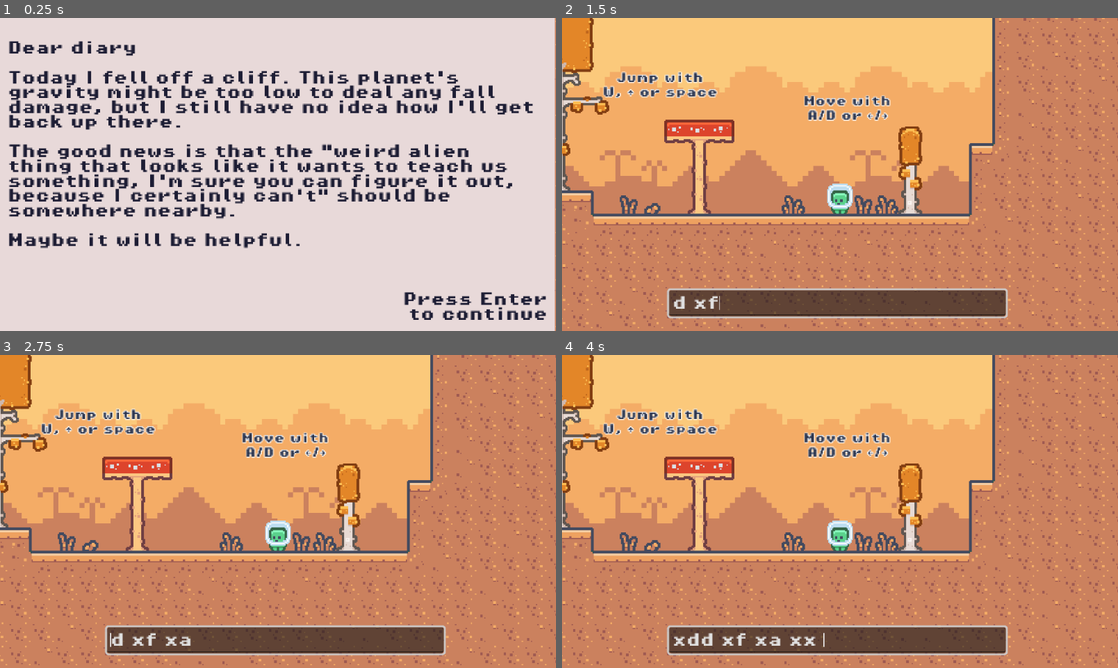
Above: before the commit, frames 1-4 (two rows, left to right).
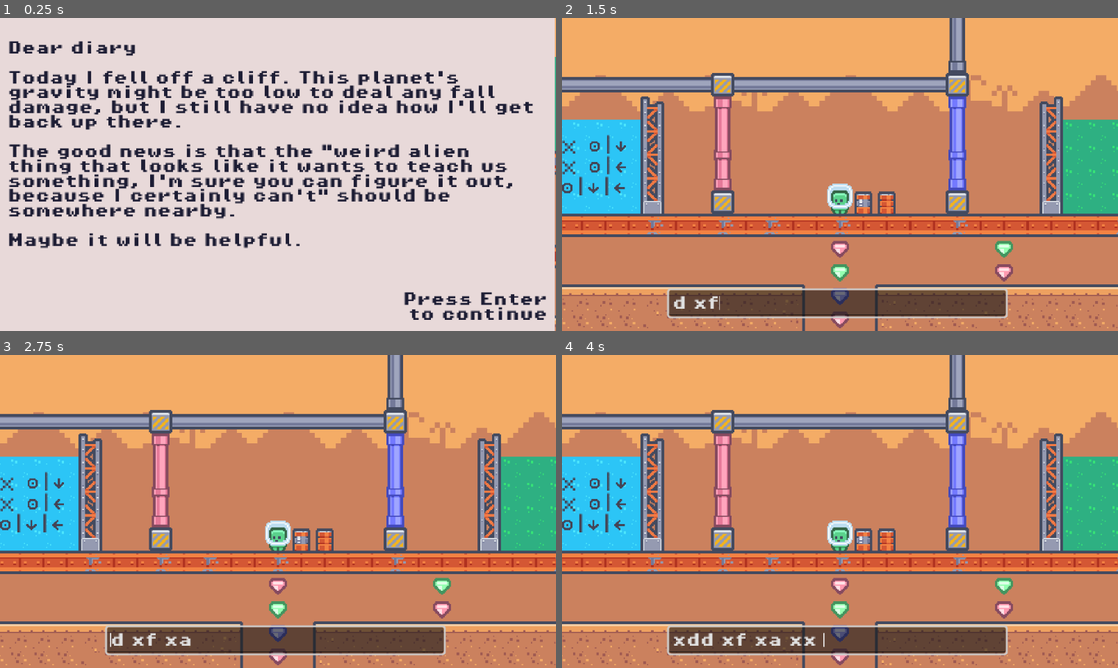
Above: after the commit, the same moments.

Repository: Mac15001900/magicArchaeology
Game: Godot game, scene res://Main.tscn
Two runs of this game, one before a commit and one after it. Both use one fixed random seed, a clock stepped at 60 frames per second and the inputs below.
Inputs:
- Up to frame 1 (0.25 s): no input
- Up to frame 2 (1.5 s): tap X (spell) at 0.5, 1.25 s; hold D (move_right) from 0.53 s (still down); tap Shift (dash) at 0.6 s; tap Space (jump) at 0.77 s; tap F (interact) at 1.35 s
- Up to frame 3 (2.75 s): tap Space (jump) at 1.52 s; tap X (spell) at 2 s; release D (move_right) at 2.03 s; hold A (move_left) from 2.03 s (still down); tap Up (last_spell) at 2.1 s
- Up to frame 4 (4 s): tap X (spell) at 2.75, 3.5, 3.6 s; release A (move_left) at 2.78 s; hold D (move_right) from 2.78 s (still down); tap Down (next_spell) at 2.85 s; tap Space (jump) at 3.02, 3.77 s

The runs differ from the first frame. In frame 1, 0.2% of the frame differs, in the area x 99-100%, y 0-99%; in frame 2, 62%, in the area x 0-100%, y 0-100%; in frame 3, 62%; in frame 4, 62%.

Commit message:
Export configurations

Diff:
--- a/Main.tscn
+++ b/Main.tscn
@@ -1041,7 +1041,7 @@
 metadata/_edit_use_anchors_ = true
 
 [node name="Player" parent="." unique_id=184814932 instance=ExtResource("2")]
-position = Vector2(-1179, -27)
+position = Vector2(-3771, 90)
 test_beam = ExtResource("15_kjvhd")
 
 [node name="spellcast" type="AudioStreamPlayer2D" parent="Player" unique_id=444405023]
--- a/project.godot
+++ b/project.godot
@@ -10,7 +10,7 @@
 
 [application]
 
-config/name="Spell Speller"
+config/name="Arcane Archaeology"
 config/description="A 2D platformer controller for Godot 4 with coyote time, jump buffering, variable jump height, double jump, dash, wall slide and wall jump. From codingquests.io"
 run/main_scene="res://Main.tscn"
 config/features=PackedStringArray("4.7", "GL Compatibility")
Not shown, changed: export_presets.cfg
